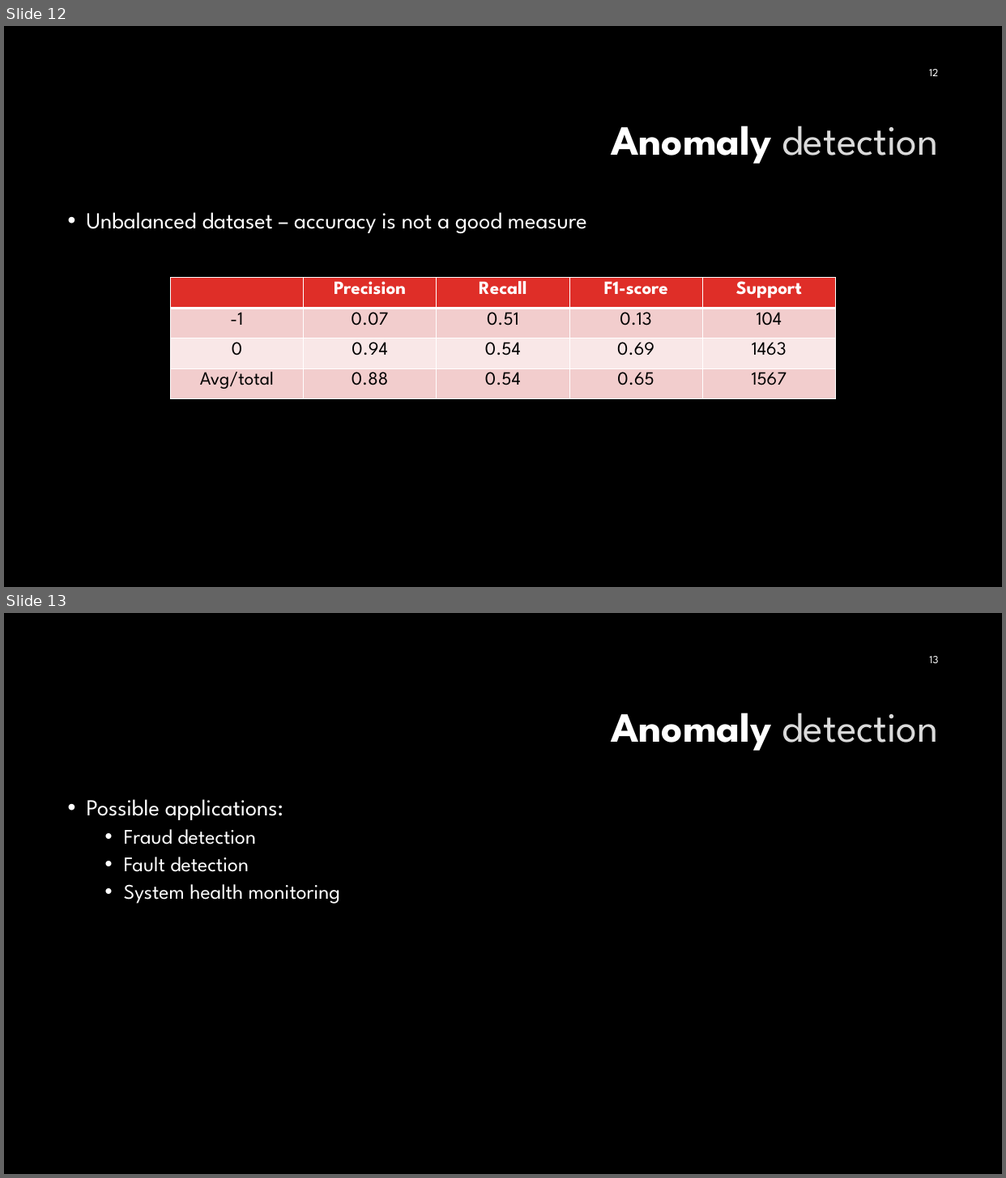
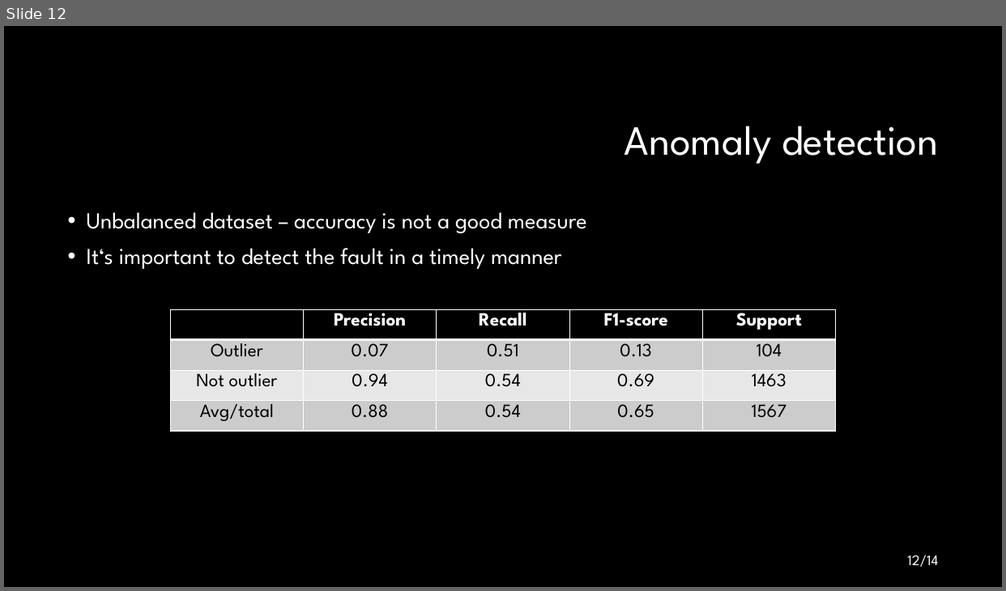
Before and after one commit to mehmedkadric/internship, a slide deck: demoPresentation/DemoPresentation.pptx. Shown one above the other, each under a label of ours: slides 12 and 13 before the commit, slide 12 after it. The pictures are 1006x1178 and 1006x591 pixels, drawn with LibreOffice and Linux fonts; fonts in the diff are those of the drawing; background and template pictures are left out. Boxes give left, top, right and bottom in pixels: in the first picture for what was removed or moved away, otherwise in the second. Text is boxed around its words. In the diff, an @@ line names an element or a change of style, - is before the commit and + after.

```diff
--- a/demoPresentation/DemoPresentation.pptx
+++ b/demoPresentation/DemoPresentation.pptx
@@ slide 13 removed at <box>4,613,1002,1174</box>, background #000000 @@
@@ page number removed at <box>929,656,938,663</box> @@
-13
@@ title removed at <box>611,713,938,751</box> @@
-Anomaly detection
@@ text removed at <box>87,799,340,904</box> @@
-• Possible applications:
-  • Fraud detection
-  • Fault detection
-  • System health monitoring
@@ slide 12 changed as well @@
@@ title "Anomaly detection" at <box>624,126,938,164</box>: text colour pattern #000000 on #FFFFFF to #FFFFFF, bold off in "Anomaly"; text colour #DADADA to #FFFFFF in "detection" @@
@@ text at <box>87,248,562,269</box>: paragraph added @@
+• It‘s important to detect the fault in a timely manner
@@ table at <box>170,310,837,431</box> @@
-row 2, column 1: -1
+row 2, column 1: Outlier
-row 3, column 1: 0
+row 3, column 1: Not outlier
@@ fill #DF2E28 to #000000 in row 1 @@
@@ fill #F3CDCD to #CCCCCC in 10 cells @@
@@ fill #F9E8E8 to #E7E7E7 in row 3 @@
@@ table: place and size @@
-table at <box>170,278,837,399</box>
+table at <box>170,310,837,431</box>
@@ page number at <box>907,555,938,567</box>: text changed; size 10.5 to 14 pt @@
-12
+12/14
```
Also in this commit, not shown: 12 other slides changed, 1 slide added, 2 other files.
